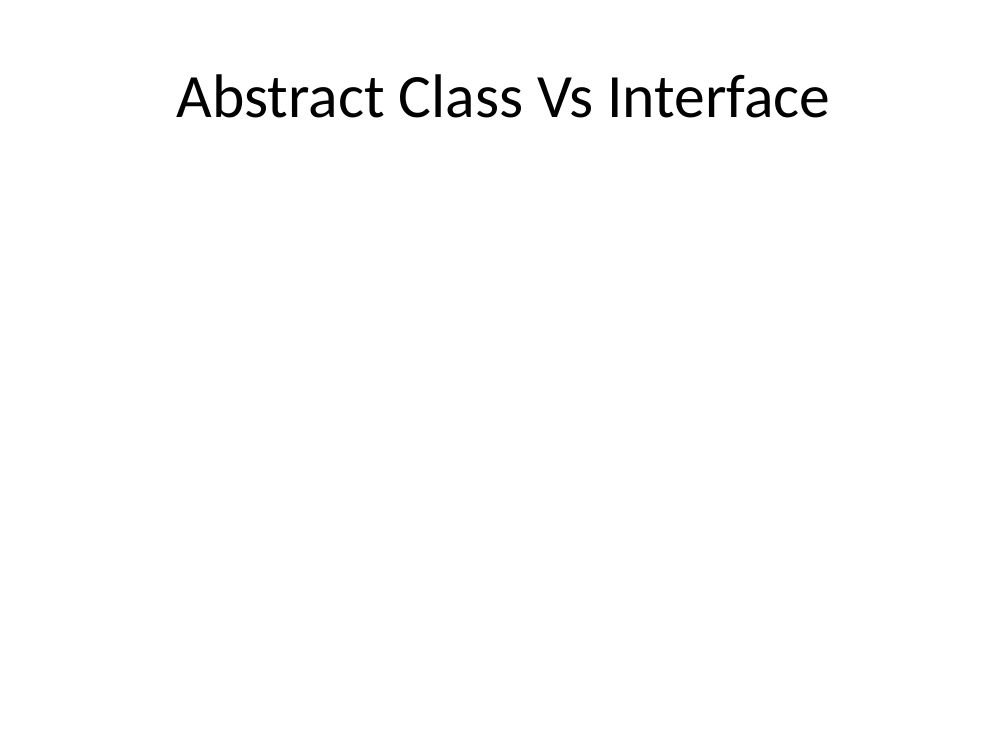
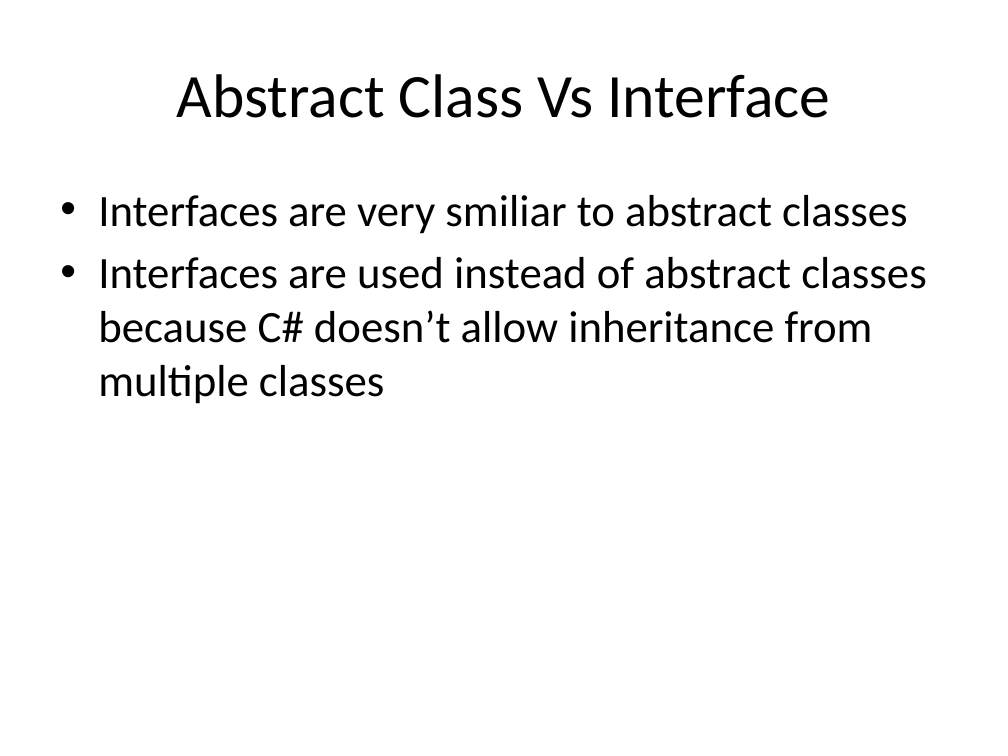
Before and after one commit to isurup/kalle-martin-group, a slide deck: slide 7 of OOPExam/01 Class, Abstract Class and Interfaces.pptx. Drawn at 1008x756 pixels with LibreOffice and Linux fonts; fonts in the diff are those of the drawing. Boxes give left, top, right and bottom in pixels: in the first picture for what was removed or moved away, otherwise in the second. Text is boxed around its words. In the diff, an @@ line names an element or a change of style, - is before the commit and + after.

Commit message:
Absract Class Vs Interface are finished

```diff
--- a/OOPExam/01 Class, Abstract Class and Interfaces.pptx
+++ b/OOPExam/01 Class, Abstract Class and Interfaces.pptx
@@ text added at [98, 195, 926, 404], 32 pt, text #000000 @@
+• Interfaces are very smiliar to abstract classes
+• Interfaces are used instead of abstract classes because C# doesn’t allow inheritance from multiple classes
```
